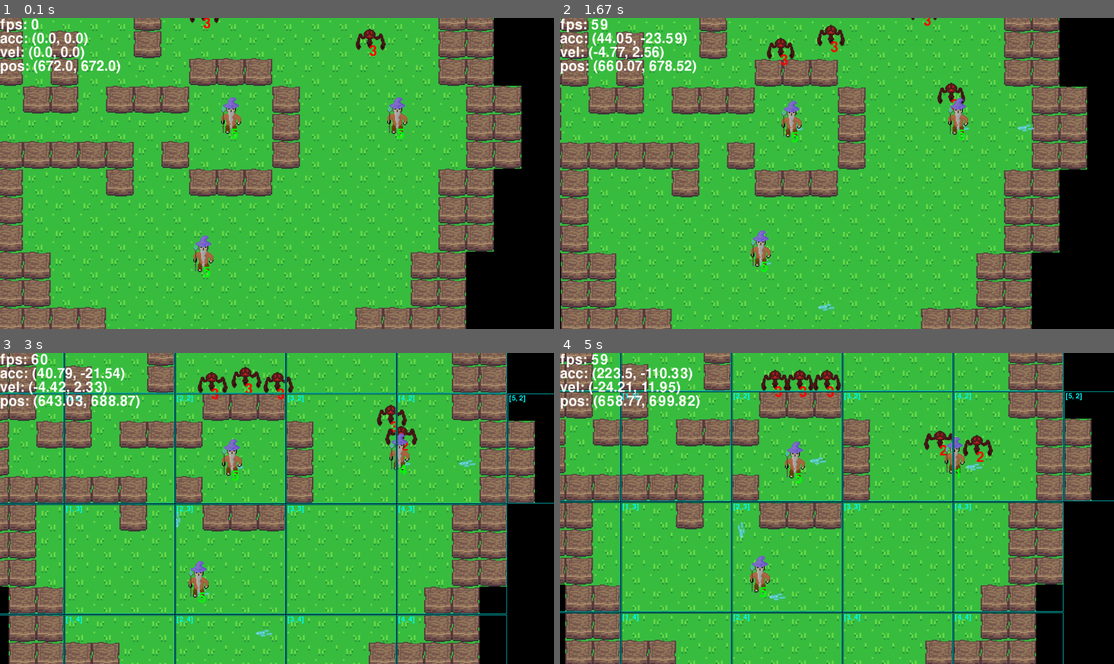
Above: before the commit, frames 1-4 (two rows, left to right).
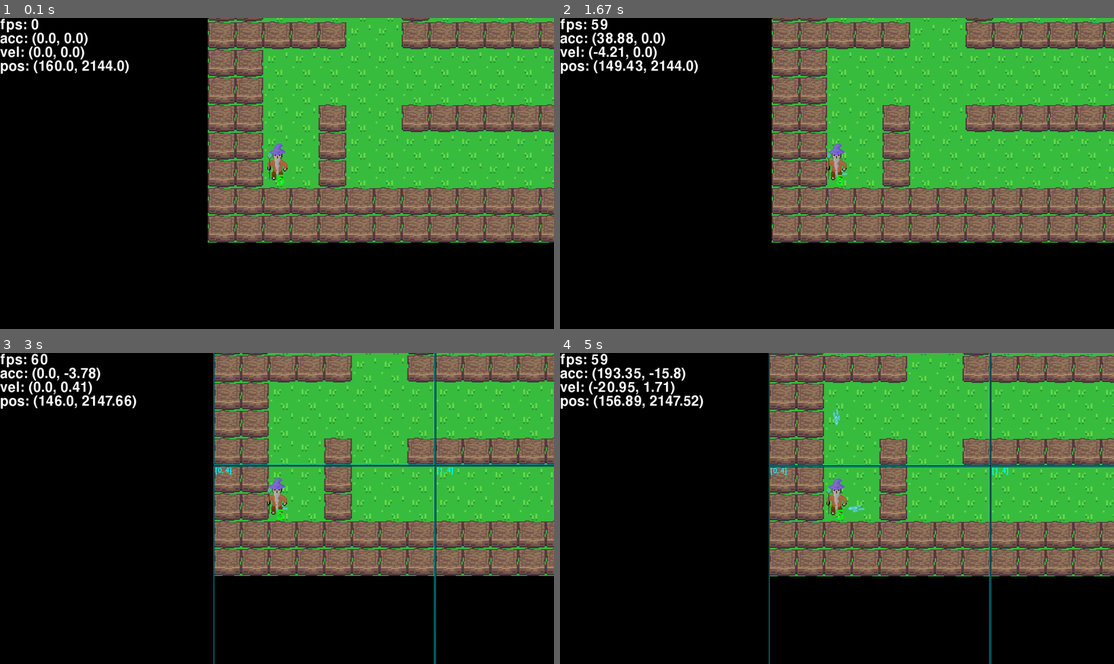
Above: after the commit, the same moments.

Repository: TheCreeper669/Projet_ISN
Game: pygame game, started from __main__.py
The game is run twice, just before and just after one commit, with the same random seed, the same clock (stepped at 60 frames per second) and the same inputs.
Inputs:
- Up to frame 1 (0.1 s): no input
- Up to frame 2 (1.67 s): hold J 0.33-0.8 s; hold Right 0.33-0.8 s; hold Esc 0.83-1.3 s; hold Right 0.83-1.3 s; tap J at 0.9, 1.2, 1.4 s; hold Esc from 1.33 s (still down); hold Right from 1.33 s (still down)
- Up to frame 3 (3 s): tap J at 1.7, 1.9, 2.2, 2.4, 2.73 s; release Esc at 1.8 s; release Right at 1.8 s; hold Right 1.83-2.3 s; hold Up 2.33-2.63 s; hold Right from 2.67 s (still down)
- Up to frame 4 (5 s): tap J at 3.03, 3.23, 3.53, 3.8, 4.13, 4.43, 4.57, 4.97 s; release Right at 3.13 s; hold Left 3.17-3.7 s; hold Down 3.73-4.03 s; hold Left 4.07-4.47 s; hold Up 4.5-4.87 s; hold Right from 4.9 s (still down)

The runs differ from the first frame. In frame 1, 82% of the frame differs, in the area x 0-100%, y 0-100%; in frame 2, 82%; in frame 3, 84%; in frame 4, 83%.

Commit message:
bug fix & + maps

Diff:
--- /dev/null
+++ b/data/maps/maze_keyraus.map
@@ -0,0 +1,28 @@
+ffffffffffffffffffffffffffffffffffffffffffffffffff
+ffWWWWWWWWWWWWWWWWWWWWWWWWWWWWWWWWWWWWWWWWWWWWWW
+fW
+fW
+fW
+fW
+fW
+fW
+fW--W----WWWWWWW--WWW--WWWWWWWWWWWWWW
+fW--W----W--------f-----------------WWWWWWW
+fW--W----W--------W-----------------W-----W
+fWWWWW--WWWWWW--WWWWWWWWWWWWWWWWWW--W-----W
+fW-----------W--------W----------W-----W--W
+fW-----------W--------W----------W-----W--W
+fW--WWWW--W--WWW--WWWWWWW--WWWW--WWWWWWW--W
+fW--W-----W----W--W--W------W----W--------W
+fW--W-----W----W--W--W------W----W--------W
+fW--WWWW--WWWWWW--W--WWWWW--W--WWW--WWWWWWW
+fW-----W----------W----W----W-------W
+fW-----W----------W----W----W-------W
+fWWWW--WWWWWWW--WWWWW--W--WWWWWWWWWWW
+fW--------------W------W----W
+fW--------------W------W----W
+fW--W--WWWWWWW--W--WW--WWW--WW
+fW--W--------W-----W----------
+fWp-W--------W-----W----------
+fWWWWWWWWWWWWWWWWWWWWWWWWWWWWWWWWWWWWWWWWWWWWWWW
+ffffffffffffffffffffffffffffffffffffffffffffffffff
--- /dev/null
+++ b/data/maps/maze_keyraus_V2.map
@@ -0,0 +1,36 @@
+fffffffffffffffffffffffffffffffffffffffffffffffff
+ffWWWWWWWWWWWWWWWWWWWWWWWWWWWWWWWWWWWWWWWWWWWWWff
+fW-------W----------W--------------------------Wf
+fW-------W----------W--------------------------Wf
+fW--W--WWW--WWWWWW--W--WWWWWWWWWWWWW--WWWWWW---Wf
+fW--W--- ---W-------------------W----------W---Wf
+fW--W-------W-------------------W----------W---Wf
+fW--W-------W--WWWWWWWWWWWWWWW--W--W--WWW--WWWWWf
+fW--W-------W--W-------------W--W--W----W------Wf
+fW--W-------W--W-------------W--W--W----W------Wf
+fW--WWWWWWWWW--WWWW--WWW--W--W--WWWWWW--WWWWW--Wf
+fW----------------W----W--W---------------W----Wf
+fW----------------W----W--W---------------W----Wf
+fW--WWWWWWWWWWWWWWW--WWW--WWWWWW--WWW--WWWW--WWWf
+fW--W-------------W----W------------W--W-------Wf
+fW--W-------------W----W------------W----------Wf
+fW--W--WWWWWWWWW--WWW--WWWWWWWWWWWWWW-----WWW--ff
+ff--W--W----------W-----------------WWWWWWW----Wf
+fW--W--W----------W-----------------W-----W----Wf
+fWWWW--WWWWWWW--WWWWWWWWWWWWWWWWWW--W-----WWW--Wf
+fW-----------W--------W----------W-----W--W----Wf
+ff-----------W--------W----------W-----W--W----Wf
+fW--WWWW--W--WWW--WWWWWWW--WWWW--WWWWWWW--W--WWWf
+fW--W-----W----W--W--W------W----W--------W----Wf
+fW--W-----W----W--W--W------W----W--------W----Wf
+fW--WWWW--WWWWWW--W--WWWWW--W--WWW--WWWWWWWWW--Wf
+fW-----W----------W----W----W-------W--W-------Wf
+fW-----W----------W----W----W-------W--W-------Wf
+fWWWW--WWWWWWW--WWWWW--W--WWWWWWWWWWW--W--WWW--Wf
+fW--------------W------W----W----------W----W--Wf
+fW--------------W------W----W----------W----W--Wf
+fW--W--WWWWWWW--W--WW--WWW--WW--WWW--WWW--WWW--Wf
+fW--W--------W-----W------------W---------W----Wf
+fWp-W--------W-----W------------W---------W----Wf
+fWWWWWWWWWWWWWWWWWWWWWWWWWWWWWWWWWWWWWWWWWWWWWWWf
+fffffffffffffffffffffffffffffffffffffffffffffffff
--- /dev/null
+++ b/data/maps/mazemap2V1.map
@@ -0,0 +1,24 @@
+          WWWWWWWWWWWWWWWWWWW
+         W-------------------WWW
+         W-----p-----------------W
+         W---------------------s-W
+          W--------------s------W
+         W---------------WWWWWWWWW
+        W---s----WWWW-------------W
+       W------WWW---------s---------W
+      WWWWWWWWWWWW-------------------W
+     W- ---------W-------WWWWWWWWWWWWWWW
+    W------------W--s------------------W
+   W-------s-----W----------------------W
+    W-------------WWW-WWWWWWWWW---s---s--W
+   W---s-------s---W--W-------W---------W
+  W---------------W--W---------WWWWW---W
+ W--WWWWWWWWWWWWWW--W---------------W---W
+  W----------s--W--W---------------W-s-W
+   W--s--------W---W-----------WWWW---W
+    W--------------------s----W------W
+     W----------s------------W----s-W
+      W----s-----------------W-----W
+       W---------------------W----W
+        W----- ------------s-W---W
+         WWWWWWWWWWWWWWWWWWWWWWWW
--- /dev/null
+++ b/data/maps/mazemap2V2.map
@@ -0,0 +1,35 @@
+       WWWWWWWWWWWWWWWWWWWWWWWWW
+      W-------------------------WWW
+     W-----p-----------------------W
+    W-----------------------------s-W
+    W------------------------s------W
+     W-----------------------WWWWWWWWW
+        W---s----WWWW-----------------W
+       W------WWW------------s---------W
+      WWWWWWWWWWWW--------------------W
+     W- ---------W--------WWWWWWWWWWWWWWW
+    W------------W--s-------------------W
+   W-------s-----W-----------------------W
+    W-------------WWW-WWWW-WWWWW---s---s--W
+   W---s-------s---W--W----------W---------W
+  W---------------W--W--------------WWWWW---W
+ W--WWWWWWWWWWWWWW--W-------------------W---W
+  W----------s--W--W--------------------W-s-W
+   W--s--------W---W------------------WWWW---W
+  W-----------------------------s----W------W
+   W----------s---------------------W----s-W
+    W----s---------------------------W-----W
+     W--------------------------------W----W
+     W------------------------------s-W---W
+      W-----------------------------------W
+    W------------------------------------W
+     W----------------------------------W
+      W---------------------------------W
+       W--------------------------------W
+        W-------------------------------W
+        W------------------------------W
+        W--------------------------- -W
+        W----------------------------W
+        W---------------------------W
+         W--------------------------W
+          WWWWWWWWWWWWWWWWWWWWWWWWWW
--- /dev/null
+++ b/data/maps/mazemap2V3.map
@@ -0,0 +1,35 @@
+        WWWWWWWWWWWWWWWWWWWWWWWW
+       W----------W----s--------WWW
+       W- --------W----------------W
+       W----------W---------------s-W
+      W-----------W----------s------W
+     W-----------------------WWWWWWWW
+     W---s-------WWW-----------------W
+     W------WWW------------s---------W
+     WWWWWfWWWWWW---------------------W
+     W- ---------W--------WWWWWWWWWWWWWW
+     W-----------W--s-------------------W
+      W----s-----W-----------------------W
+      W-----------WWW-WWWWWW--WW---s---s--W
+      W---s----s---W--W---------WWWW-------W
+      W-----------W--W--------------WWWWW---W
+     W--WWWWWWWWWW--W----WWWWWW---------W---W
+     W-------s--W--W----W------W-----s--W-s-W
+     W--s------W---W---W--WWW---W-----WWW---W
+    W--------s--W---WWW---W--W--W----W------W
+    Ws-----------WW-----WW----W-W---W----s-W
+    W------W--W----WWWWW---WWW--W----W-----W
+     W-s----W--W----------W--s-WW-----W----W
+     W------W--W------WWWW--WWWW-W--s-W---W
+     W-----W--W------W-----W---W-W----W--W
+     W------W--W----W--WWWW---W--W---W---W
+      W------W--W--W--W-------W--W---W--W
+      W---s---W-W-W--W----p---W--W---W--W
+       W------W--WW--W------WWW--W---W--W
+        W------W---s-W-----W----W----W--W
+        W-------WWWWW-----W--WWW----W--W
+        W-----------W----W--W---s--W--W
+        W----s------f----f--W----WW--W
+        W-----------W-----W--WfWW---W
+         W----------W-----W--------sW
+          WWWWWWWWWWWWWWWWWWWWWWWWWW
--- /dev/null
+++ b/data/maps/mazemap2V4.map
@@ -0,0 +1,35 @@
+   WWWWWWWWWWWWWWWWWWWWWWWWWWWWWWWWWW
+  W----------W----s----------------s-W
+  W-p--------W--WWWWWWW-WWWWWW-WWWW-WW
+  W----------W--W-----W-W----W-W-s---W
+  W----------W--W-----W-W----W-W---s--W
+ W---------s-W--W-----W-W----W-WWWWW--W
+ W---s-------W--W--WWWW-W----W---s-W--W
+ W--------------W--W-s--W----WWWWW-W-s-W
+ WWWWWfWWWWWWW-WW--W-WWWWW-------W-W---W
+ W- ---------W-----W-----WWWWWWWWW-WWWWW
+ W-----------W--s--WWWWW-W-------------W
+  W----s-----W---------W-W-------------W
+  W-----------WWW-WWWWWW-WWW----s---s--W
+  W---s----s---W--W---------WWWW-------W
+  W-----------W--W--s-----------WWWWW--W
+ W--WWWWWWWWWW--W----WWWWWW---------W--W
+ W-------s--W--W-s--W----s-W-----s--W-sW
+ W--s------W---W---W--WWW---W-----WWW--W
+ W-------s--W-s-WWW---W--W--W----W-----W
+ Ws----------WW-----WW----W-W---W----s-W
+ W-----W--W----WWWWW---WWW--W----W-----W
+ W-s----W--W----------W--s-WW-----W----W
+ W------W--W------WWWW--WWWW-W--s-W---WW
+ W-----W--W------W-----W---W-W----W--W-W
+ W------W--W----W--WWWW---W--W---W---W-W
+  W------W--W--W--W-------W--W---W--W--W
+  W---s---W-W-W--W---- ---W--W---W--W--W
+   W------W--WW--W------WWW--W---W--W--W
+   W-------W---s-W-----W--s-W----Ws-W--W
+   W--------WWWWW-----W--WWW----W--f--W
+   W------------W----W--W---s--W--W---W
+    W----s------f----f--W-s--WW--W----W
+    W-----------W-----W--WfWW---W--- -W
+     W----------W-----W--------sW----W
+      WWWWWWWWWWWWWWWWWWWWWWWWWWWWWWW
--- /dev/null
+++ b/data/maps/mazemap2VFinal.map
@@ -0,0 +1,35 @@
+   WWWWWWWWWWWWWWWWWWWWWWWWWWWWWWWWWW
+  W----------W----s----------------s-W
+  W-p--------W--WWWWWWW-WWWWWW-WWWW-WW
+  W----------W--W-----W-W----W-W-s---W
+  W----------W--W-----W-W----W-W---s--W
+ W---------s-W--W-----W-W----W-WWWWW--W
+ W---s-------W--W--WWWW-W----W---s-W--W
+ W--------------W--W-s--W----WWWWW-W-s-W
+ WWWWWfWWWWWWW-WW--W-WWWWW-------W-W---W
+ W- ---------W-----W-----WWWWWWWWW-WWWWW
+ W-----------W--s--WWWWW-W-------------W
+  W----s-----W---------W-W-------------W
+  W-----------WWW-WWWWWW-WWW----s---s--W
+  W---s----s---W--W---------WWWW-------W
+  W-----------W--W--s-----------WWWWW--W
+ W--WWWWWWWWWW--W----WWWWWW---------W--W
+ W-------s--W--W-s--W----s-W-----s--W-sW
+ W--s------W---W---W--WWW---W-----WWW--W
+ W-------s--W-s-WWW---W--W--W----W-----W
+ Ws----------WW-----WW----W-W---W----s-W
+ W-----W--W----WWWWW---WWW--W----W-----W
+ W-s----W--W----------W--s-WW-----W----W
+ W------W--W------WWWW--WWWW-W--s-W---WW
+ W-----W--W------W-----W---W-W----W--W-W
+ W------W--W----W--WWWW---W--W---W---W-W
+  W------W--W--W--W-------W--W---W--W--W
+  W---s---W-W-W--W---- ---W--W---W--W-sW
+   W------W--WW--W------WWW--W---W--W--W
+   W-------W---s-W-----W--s-W----Ws-W--W
+   W--s-----WWWWW-----W--WWW----W--W--W
+   W------------W----W--W---s--W--W--sW
+    W-----------f----f--W-s--WW--W----W
+    W-----------W-----W--WfWW---f--s--W
+     W----------W-----W--------sW----W
+      WWWWWWWWWWWWWWWWWWWWWWWWWWWWWWW
--- /dev/null
+++ b/data/maps/moi.map
@@ -0,0 +1,27 @@
+   WWWWWWWWWWWWWWWWWWWWWWW
+ fW---W------s------------Wf
+ W-------W------W------W---W
+fW---s-W---W--------W------Wf
+fW--------------s-------s--Wf
+fW---W---------W------W----Wf
+fW-------W--------W--------Wf
+fW-W--s-----------W------WsWf
+fWWWWWWWWWWWWWWWWWW--WWWWWWWf
+fW------------W------------Wf
+fW--s---------W------s-----Wf
+fW------------W------------Wf
+fW------------W---------s--Wf
+ W-------s-----------------W
+fW--s---------W----WWWWWWWWWf
+fW------------W----W----s--Wf
+fW--------W---W------------Wf
+fWWWWWWW--WWWWWWWWWWWWWWWWWWf
+fW-s-----------------------Wf
+fW-------------------------Wf
+fWWWWWWWWWWWWWWWWWWWWWWW---Wf
+fW-------------------------Wf
+fW----s--------------------Wf
+fW-------------------------Wf
+ W-------------------------W
+ fW-----------p-----------Wf
+   WWWWWWWWWWWWWWWWWWWWWWW
--- a/data/settings.json
+++ b/data/settings.json
@@ -9,8 +9,8 @@
 	"draw_hitbox": false,
 	"generation_length": 0,
 	"tile_size": 64,
-	"submap_size": 4,
+	"submap_size": 8,
 	"off_screen_alive": 4,
-	"mapname": "maze",
+	"mapname": "maze_keyraus_V2",
 	"biome": "test"
 }
--- a/entities/base/display.py
+++ b/entities/base/display.py
@@ -10,7 +10,7 @@
 		self.game.groups["displays"].add(self)
 		self.font = font
 		if self.font is None:
-			self.font = self.game.font
+			self.font = self.game.game_font
 		self.content = content
 		self.color = color
 		if isinstance(self.content, type(lambda: None)):
--- a/entities/mob.py
+++ b/entities/mob.py
@@ -13,7 +13,7 @@
 		self.force_coef = -self.friction_coef * self.game.tile_size * 2
 		#max_speed = abs(self.force_coef / self.friction_coef)
 		self.follow_range = self.game.tile_size * 16
-		self.attack_range = self.game.tile_size
+		self.attack_range = self.game.tile_size * 1.5
 		self.attacking = False
 		self.moving = False
 		self.target = None
@@ -38,7 +38,7 @@
 				to_target = to_player
 				len_to_target = len_to_player
 		self.moving = self.target is not None and not self.attacking
-		if self.moving:
+		if self.moving and to_target.length() != 0:
 			to_target.scale_to_length(self.force_coef)
 			self.forces += to_target
 		entities.Entity.update(self)
--- a/game.py
+++ b/game.py
@@ -16,6 +16,7 @@
 		self.clock = pgp.time.Clock()
 		self.little_font = pgp.pg.font.Font(pgp.pg.font.get_default_font(), 16)
 		self.font = pgp.pg.font.Font(pgp.pg.font.get_default_font(), 32)
+		self.game_font = pgp.pg.font.Font(pgp.pg.font.get_default_font(), self.tile_size // 2)
 		self.big_font = pgp.pg.font.Font(pgp.pg.font.get_default_font(), 128)
 		self.background_image = pgp.pg.Surface(self.res)
 		self.background_image.fill(BLACK)
@@ -55,31 +56,41 @@
 
 		self.draw_order = [ self.groups[s] for s in self.draw_order ]
 
-		self.framerate_display = entities.FixDisplay(self, lambda game: "fps: " + str(int(game.clock.get_fps())), WHITE, (0, 0))
-		self.acc_display = entities.FixDisplay(	self,
-														lambda game: "acc: {}".format((
-															round(game.groups["players"].sprites()[0].acc.x, 2),
-															round(game.groups["players"].sprites()[0].acc.y, 2)
-														) if len(game.groups["players"].sprites()) > 0 else None),
-														WHITE,
-														(0, 32))
-		self.vel_display = entities.FixDisplay(	self,
-														lambda game: "vel: {}".format((
-															round(game.groups["players"].sprites()[0].vel.x, 2),
-															round(game.groups["players"].sprites()[0].vel.y, 2)
-														) if len(game.groups["players"].sprites()) > 0 else None),
-														WHITE,
-														(0, 32 * 2))
-		self.pos_display = entities.FixDisplay(	self,
-														lambda game: "pos: {}".format((
-															round(game.groups["players"].sprites()[0].pos.x, 2),
-															round(game.groups["players"].sprites()[0].pos.y, 2)
-														) if len(game.groups["players"].sprites()) > 0 else None),
-														WHITE,
-														(0, 32 * 3))
+		self.framerate_display = entities.FixDisplay(self, lambda game: "fps: " + str(int(game.clock.get_fps())), WHITE, (0, 0), self.font)
+		self.acc_display = entities.FixDisplay(
+			self,
+			lambda game: "acc: {}".format((
+				round(game.groups["players"].sprites()[0].acc.x, 2),
+				round(game.groups["players"].sprites()[0].acc.y, 2)
+			) if len(game.groups["players"].sprites()) > 0 else None),
+			WHITE,
+			(0, 32),
+			self.font
+		)
+		self.vel_display = entities.FixDisplay(
+			self,
+			lambda game: "vel: {}".format((
+				round(game.groups["players"].sprites()[0].vel.x, 2),
+				round(game.groups["players"].sprites()[0].vel.y, 2)
+			) if len(game.groups["players"].sprites()) > 0 else None),
+			WHITE,
+			(0, 32 * 2),
+			self.font
+		)
+		self.pos_display = entities.FixDisplay(
+			self,
+			lambda game: "pos: {}".format((
+				round(game.groups["players"].sprites()[0].pos.x, 2),
+				round(game.groups["players"].sprites()[0].pos.y, 2)
+			) if len(game.groups["players"].sprites()) > 0 else None),
+			WHITE,
+			(0, 32 * 3),
+			self.font
+		)
 
 		self.map = Map(self, self.mapname, self.biome)
 
+		self.isgameover = False
 		self.pause = False
 
 		self.pause_mask = pgp.pg.Surface(self.res)
@@ -202,7 +213,7 @@
 		self.keys = pgp.pg.key.get_pressed()
 		for event in pgp.pg.event.get():
 			if event.type == pgp.pg.KEYDOWN:
-				if event.key == pgp.pg.K_ESCAPE:
+				if event.key == pgp.pg.K_ESCAPE and not self.isgameover:
 					self.pause = not self.pause
 					if self.pause:
 						self.paused_surface = self.window.copy()
@@ -230,6 +241,7 @@
 
 	def gameover(self):
 		self.pause = True
+		self.isgameover = True
 		self.gameover_display = entities.FixDisplay(self, "GAME OVER", WHITE, (self.res[0] // 2, self.res[1] // 2), font= self.big_font)
 		self.gameover_display.pos -= vec(self.gameover_display.image.size) / 2
 		self.gameover_display.update()
--- a/map.py
+++ b/map.py
@@ -217,7 +217,7 @@
 		self.reset_submaps_groups()
 
 	def load_biome(self):
-		biome_data = json.load(DIR_JSON_BIOMES + self.biome + ".json")
+		biome_data = json.load(DIR_BIOMES + self.biome + ".json")
 		self.biome_tiles = biome_data["tiles"]
 		self.biome_sprites = biome_data["sprites"]
 		self.biome_default_tile = biome_data["default_tile"]
--- a/vars.py
+++ b/vars.py
@@ -29,16 +29,13 @@
 
 DIR_KEYBOARDS = DIR_DATA + "keyborad/"
 DIR_MAPS = DIR_DATA + "maps/"
+DIR_BIOMES = DIR_DATA + "biomes/"
 
 DIR_IMAGES = DIR_DATA + "images/"
 DIR_IMAGE_ICONS = DIR_IMAGES + "icons/"
 DIR_IMAGE_TILES = DIR_IMAGES + "tiles/"
 DIR_IMAGE_SPRITES = DIR_IMAGES + "sprites/"
 DIR_IMAGE_ENTITIES = DIR_IMAGES + "entities/"
-
-DIR_JSONS = DIR_DATA + "jsons/"
-DIR_JSON_MAPS = DIR_JSONS + "maps/"
-DIR_JSON_BIOMES = DIR_JSONS + "biomes/"
 
 # Files
 FILE_SETTINGS = DIR_DATA + "settings.json"
Renamed: data/jsons/biomes/test.json -> data/biomes/test.json
Renamed: data/images/raw/esteban/boule_de_feu_modifie-2.5.png -> data/images/entities/fire_spell.png
Renamed: data/images/raw/esteban/portail.png -> data/images/entities/portail.png
Renamed: data/images/raw/esteban/pics de pierres.png -> data/images/entities/rock_spell.png
